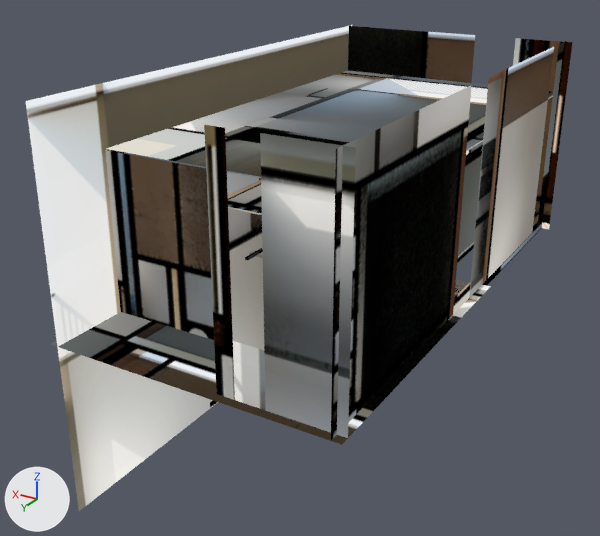
An edit to the glTF model assets/casa-oreja/interior_pa.glb, drawn before and after from the same camera.
Before and after are seen from a camera (50 mm lens) standing at (-0.79, 20.22, 8.73) and looking at (5.99, 8.91, 3.07). The axes (+X, +Y, +Z) are drawn at lower left. The lights are the same throughout. The picture after the commit comes second. Where no turn or scale is listed for an object, it has been applied to the vertices. Vertices at exactly the same position are counted once.

The older version as bpy lines, for what is in view:
```python
me_b_interior_pa_003 = bpy.data.meshes.new('B_Interior_PA.003')
me_b_interior_pa_003.from_pydata(...)  # 341 vertices, 480 faces; spans x -2.4..2.4, y -4.47..4.47, z -3.25..3.25
me_b_interior_pa_003.materials.append(mat_horneado)
ob_b_interior_pa = bpy.data.objects.new('B_Interior_PA', me_b_interior_pa_003)
ob_b_interior_pa.location = (5.4, 8.47, 3.25)
```
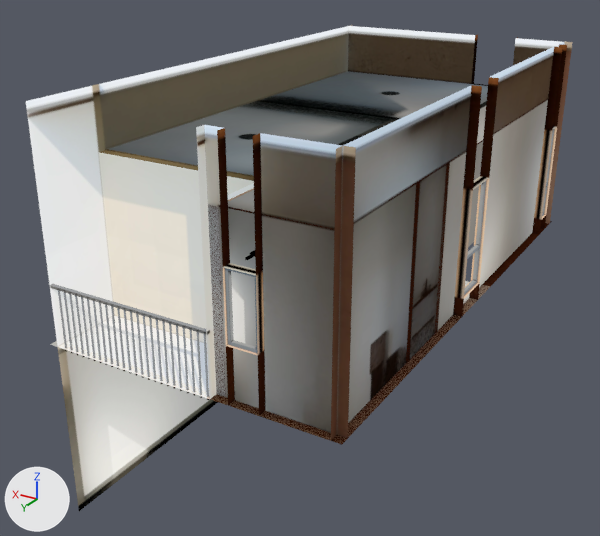
Pixel boxes [x1, y1, x2, y2] of what changed, in the pictures (600 x 536 px):
part 1 of me_b_interior_pa_003, built on
    before: [210, 222, 550, 408]
    after: [51, 34, 567, 445]
part 2 of me_b_interior_pa_003, surface changed
    both: [50, 26, 573, 511]
part 3 of me_b_interior_pa_003, recoloured
    both: [27, 25, 573, 511]
part 4 of me_b_interior_pa_003, recoloured
    both: [233, 133, 356, 438]
part 5 of me_b_interior_pa_003, recoloured
    before: [107, 96, 553, 215]
    after: [109, 72, 488, 212]
part 6 of me_b_interior_pa_003, recoloured (black to grey)
    both: [228, 85, 472, 440]
part 7 of me_b_interior_pa_003, recoloured
    before: [455, 279, 467, 295]

Diff of the bpy script that builds the scene:
```diff
--- a/assets/casa-oreja/interior_pa.glb.py
+++ b/assets/casa-oreja/interior_pa.glb.py
@@ mat_pintura_blanca @@
+mat_pintura_blanca = bpy.data.materials.new('Pintura_Blanca')
+# uses the picture img_lightmap
@@ mat_aluminio_negro @@
+mat_aluminio_negro = bpy.data.materials.new('Aluminio_Negro')
+# uses the picture img_lightmap
@@ mat_porcelanato_cemento_bano_piso @@
+mat_porcelanato_cemento_bano_piso = bpy.data.materials.new('Porcelanato_Cemento_Bano_Piso')
+# uses the picture img_lightmap
@@ mat_loza_blanca @@
+mat_loza_blanca = bpy.data.materials.new('Loza_Blanca')
+# uses the picture img_lightmap
@@ mat_piso_flotante_roble @@
+mat_piso_flotante_roble = bpy.data.materials.new('Piso_Flotante_Roble')
+# uses the picture img_lightmap
@@ mat_revoque_texturado_beige @@
+mat_revoque_texturado_beige = bpy.data.materials.new('Revoque_Texturado_Beige')
+# uses the picture img_lightmap
@@ mat_porcelanato_gris_60x60 @@
+mat_porcelanato_gris_60x60 = bpy.data.materials.new('Porcelanato_Gris_60x60')
+# uses the picture img_lightmap
@@ mat_porcelanato_cemento_bano_paredx @@
+mat_porcelanato_cemento_bano_paredx = bpy.data.materials.new('Porcelanato_Cemento_Bano_ParedX')
+# uses the picture img_lightmap
@@ mat_porcelanato_cemento_bano_paredy @@
+mat_porcelanato_cemento_bano_paredy = bpy.data.materials.new('Porcelanato_Cemento_Bano_ParedY')
+# uses the picture img_lightmap
@@ mat_cocina_melamina_roble @@
+mat_cocina_melamina_roble = bpy.data.materials.new('Cocina_Melamina_Roble')
+# uses the picture img_lightmap
@@ mat_puerta_placa_cedro @@
+mat_puerta_placa_cedro = bpy.data.materials.new('Puerta_Placa_Cedro')
+# uses the picture img_lightmap
@@ mat_acero_inox @@
+mat_acero_inox = bpy.data.materials.new('Acero_Inox')
+# uses the picture img_lightmap
@@ mat_cielorraso_blanco @@
+mat_cielorraso_blanco = bpy.data.materials.new('Cielorraso_Blanco')
+# uses the picture img_lightmap
@@ mat_placard_melamina_oscura @@
+mat_placard_melamina_oscura = bpy.data.materials.new('Placard_Melamina_Oscura')
+# uses the picture img_lightmap
@@ mat_hierro_negro @@
+mat_hierro_negro = bpy.data.materials.new('Hierro_Negro')
+# uses the picture img_lightmap
@@ me_b_interior_pa_003 @@
-me_b_interior_pa_003.from_pydata(...)  # 341 vertices, 480 faces; spans x -2.4..2.4, y -4.47..4.47, z -3.25..3.25
+me_b_interior_pa_003.from_pydata(...)  # 1508 vertices, 2160 faces; spans x -2.4..2.4, y -4.47..4.47, z -3.25..3.25
+# me_b_interior_pa_003 part 1: 14 vertices removed from x -2.4..2.4, y -4.47..4.47, z -0.43..0.53; 1125 vertices added at x -2.4..2.25, y -4.47..4.47, z -0.35..3.25
+# me_b_interior_pa_003 part 2: 283 kept faces spanning x -2.4..2.4, y -4.47..4.47, z -3.25..3.25 get new texture (UV) coordinates
+# me_b_interior_pa_003 part 3: 100 faces spanning x -2.4..2.4, y -4.47..4.47, z -3.25..3.25 switch from mat_horneado to mat_pintura_blanca
+# me_b_interior_pa_003 part 4: 10 faces spanning x -2.4..-0.62, y 2.32..4.32, z -0.3..3.25 switch from mat_horneado to mat_porcelanato_cemento_bano_paredx
+# me_b_interior_pa_003 part 5: 10 faces spanning x -2.25..2.25, y -4.32..4.32, z 1.7..2.3 switch from mat_horneado to mat_cielorraso_blanco
+# me_b_interior_pa_003 part 6: 4 faces spanning x -2.25..-0.62, y 0.55..4.47, z -0.3..3.25 switch from mat_horneado to mat_porcelanato_cemento_bano_paredy
+# me_b_interior_pa_003 part 7: 8 faces spanning x -2.25..-0.62, y -0.77..2.32, z -0.32..-0.3 switch from mat_horneado to mat_porcelanato_gris_60x60
+# other edits to the shape of me_b_interior_pa_003 do not show in these pictures
+me_b_interior_pa_003.materials.append(mat_revoque_texturado_beige)
+me_b_interior_pa_003.materials.append(mat_piso_flotante_roble)
+me_b_interior_pa_003.materials.append(mat_porcelanato_cemento_bano_piso)
+me_b_interior_pa_003.materials.append(mat_puerta_placa_cedro)
+me_b_interior_pa_003.materials.append(mat_aluminio_negro)
+me_b_interior_pa_003.materials.append(mat_hierro_negro)
+me_b_interior_pa_003.materials.append(mat_placard_melamina_oscura)
+me_b_interior_pa_003.materials.append(mat_loza_blanca)
+me_b_interior_pa_003.materials.append(mat_acero_inox)
+me_b_interior_pa_003.materials.append(mat_cocina_melamina_roble)
```
